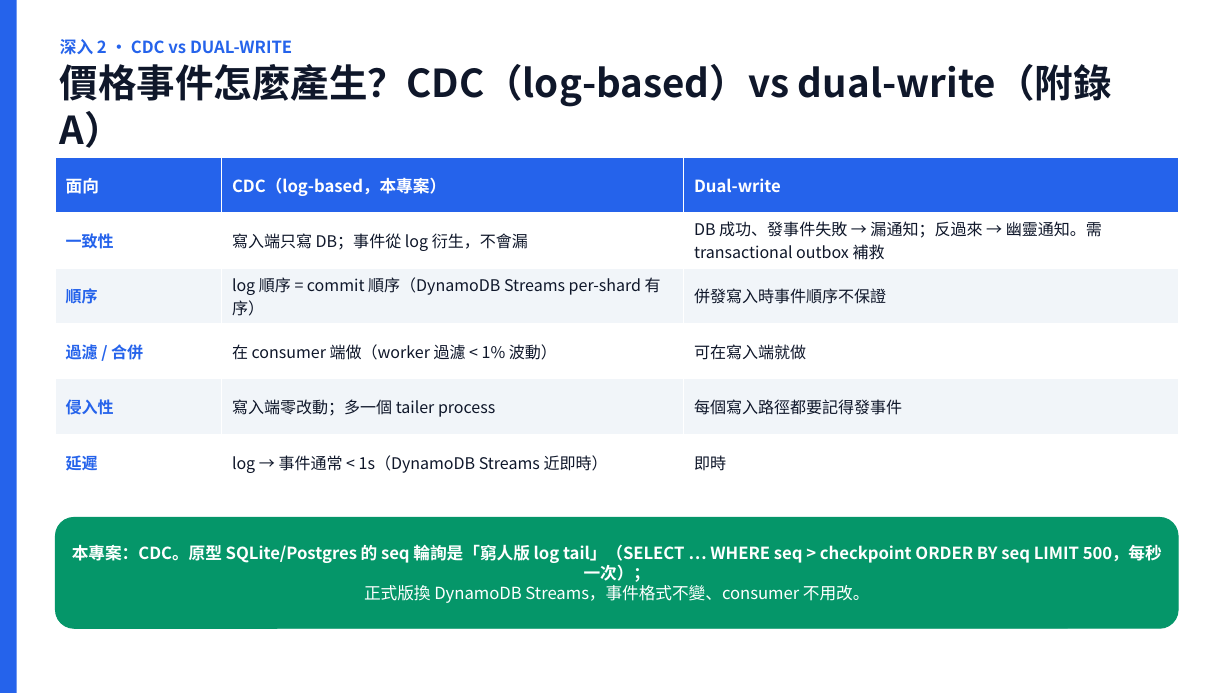
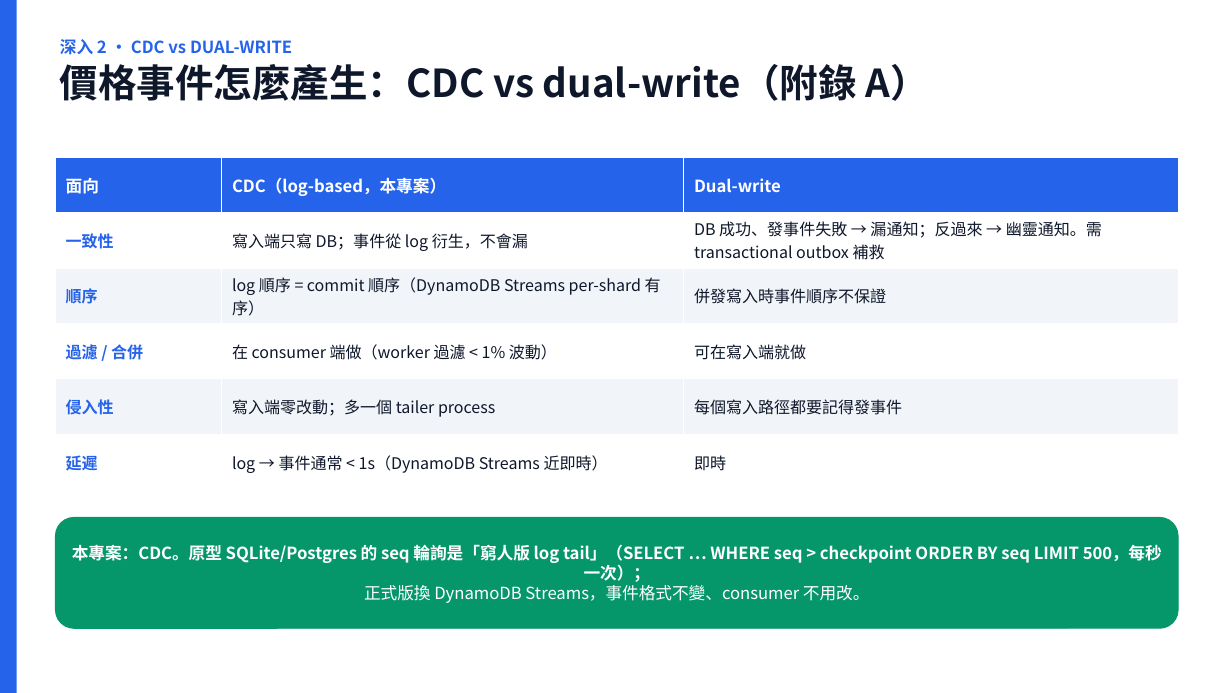
Before and after one commit to scolley31/system-design-demo, a slide deck: slide 12 of Amazon price tracking service/Amazon_Price_Tracking_Service.pptx. Drawn at 1232x693 pixels with LibreOffice and Linux fonts; fonts in the diff are those of the drawing. Boxes give left, top, right and bottom in pixels: in the first picture for what was removed or moved away, otherwise in the second. Text is boxed around its words. In the diff, an @@ line names an element or a change of style, - is before the commit and + after.

```diff
--- a/Amazon price tracking service/Amazon_Price_Tracking_Service.pptx
+++ b/Amazon price tracking service/Amazon_Price_Tracking_Service.pptx
@@ text at (x1=60, y1=64, x2=928, y2=101): text changed @@
-價格事件怎麼產生？CDC（log-based）vs dual-write（附錄 A）
+價格事件怎麼產生：CDC vs dual-write（附錄 A）
```
Also in this commit, not shown: 6 other slides changed, 1 other file.
